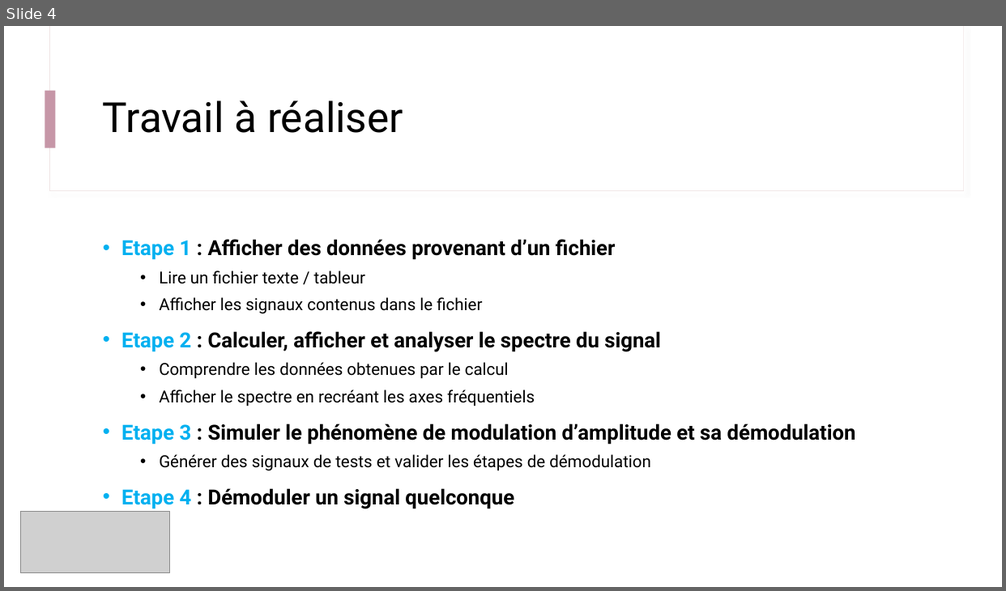
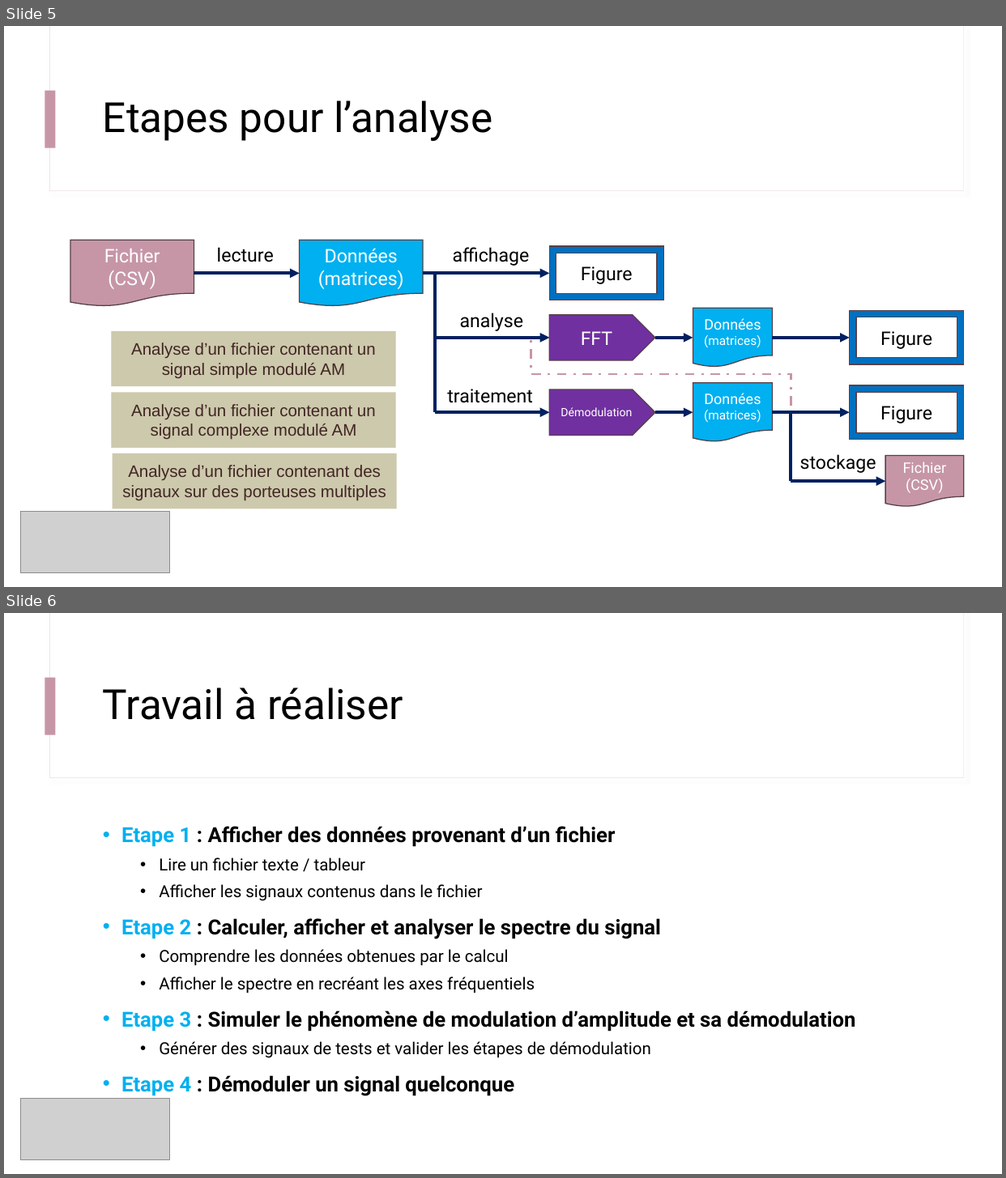
Before and after one commit to IOGS-Digital-Methods/semester-5, a slide deck: ONIP/onip_b3_traitement_1D/B3_0_Deroulement.pptx. Shown one above the other, each under a label of ours: slide 4 before the commit, slides 5 and 6 after it. The pictures are 1006x591 and 1006x1178 pixels, drawn with LibreOffice and Linux fonts; fonts in the diff are those of the drawing; grey boxes stand for pictures. Boxes give left, top, right and bottom in pixels: in the first picture for what was removed or moved away, otherwise in the second. Text is boxed around its words. In the diff, an @@ line names an element or a change of style, - is before the commit and + after.

```diff
--- a/ONIP/onip_b3_traitement_1D/B3_0_Deroulement.pptx
+++ b/ONIP/onip_b3_traitement_1D/B3_0_Deroulement.pptx
@@ slide 5 added at <box>4,26,1002,587</box>, background #FFFFFF; not listed: 3 template elements that a slide beside it also shows @@
@@ title added at <box>103,101,492,141</box>, 40 pt, text #000000 @@
+Etapes pour l’analyse
@@ flow chart document added at <box>70,240,194,307</box>, fill #C696A7, outline #574249 1 pt, 18 pt, text #FFFFFF @@
+Fichier
+(CSV)
@@ flow chart document added at <box>300,240,424,307</box>, fill #00B0F0, outline #574249 1 pt, 18 pt, text #FFFFFF @@
+Données
+(matrices)
@@ text added at <box>217,247,274,263</box>, 18 pt, text #000000 @@
+lecture
@@ text added at <box>453,247,530,266</box>, 18 pt, text #000000 @@
+affichage
@@ frame added at <box>550,246,664,300</box>, fill #0070C0, outline #574249 1 pt, 18 pt, text #000000 @@
+Figure
@@ arrow added from (194, 274) to (300, 274), #002060 3 pt @@
@@ arrow added from (424, 274) to (550, 274), #002060 3 pt @@
@@ line added from (434, 274) to (434, 338), #002060 3 pt @@
@@ text added at <box>460,313,524,331</box>, 18 pt, text #000000 @@
+analyse
@@ pentagon arrow added at <box>550,315,655,361</box>, fill #7030A0, outline #574249 1 pt, 18 pt, text #FFFFFF @@
+FFT
@@ flow chart document added at <box>692,308,772,367</box>, fill #00B0F0, outline #574249 1 pt, 12 pt, text #FFFFFF @@
+Données
+(matrices)
@@ frame added at <box>849,311,964,365</box>, fill #0070C0, outline #574249 1 pt, 18 pt, text #000000 @@
+Figure
@@ rectangle added at <box>111,331,395,386</box>, fill #CDC9AC, 16 pt, text #412624 @@
+Analyse d’un fichier contenant un signal simple modulé AM
@@ arrow added from (434, 338) to (550, 338), #002060 3 pt @@
@@ line added from (434, 338) to (434, 412), #002060 3 pt @@
@@ elbow arrow added from (773, 413) to (550, 338), #C696A7 2.25 pt dashed @@
@@ arrow added from (655, 338) to (692, 338), #002060 3 pt @@
@@ arrow added from (773, 338) to (849, 338), #002060 3 pt @@
@@ text added at <box>447,389,533,403</box>, 18 pt, text #000000 @@
+traitement
@@ pentagon arrow added at <box>550,390,655,436</box>, fill #7030A0, outline #574249 1 pt, 11 pt, text #FFFFFF @@
+Démodulation
@@ flow chart document added at <box>692,383,772,442</box>, fill #00B0F0, outline #574249 1 pt, 12 pt, text #FFFFFF @@
+Données
+(matrices)
@@ frame added at <box>849,386,964,439</box>, fill #0070C0, outline #574249 1 pt, 18 pt, text #000000 @@
+Figure
@@ rectangle added at <box>111,393,395,448</box>, fill #CDC9AC, 16 pt, text #412624 @@
+Analyse d’un fichier contenant un signal complexe modulé AM
@@ arrow added from (434, 413) to (550, 413), #002060 3 pt @@
@@ arrow added from (655, 413) to (692, 413), #002060 3 pt @@
@@ arrow added from (773, 413) to (849, 413), #002060 3 pt @@
@@ line added from (791, 412) to (791, 481), #002060 3 pt @@
@@ rectangle added at <box>113,454,397,509</box>, fill #CDC9AC, 16 pt, text #412624 @@
+Analyse d’un fichier contenant des signaux sur des porteuses multiples
@@ text added at <box>800,454,876,473</box>, 18 pt, text #000000 @@
+stockage
@@ flow chart document added at <box>886,456,965,507</box>, fill #C696A7, outline #574249 1 pt, 14 pt, text #FFFFFF @@
+Fichier
+(CSV)
@@ arrow added from (791, 481) to (886, 481), #002060 3 pt @@
@@ picture added at <box>20,512,170,574</box> @@
@@ what was slide 4 is now slide 6 @@
```
Also in this commit, not shown: 1 other slide added, 27 other files.
